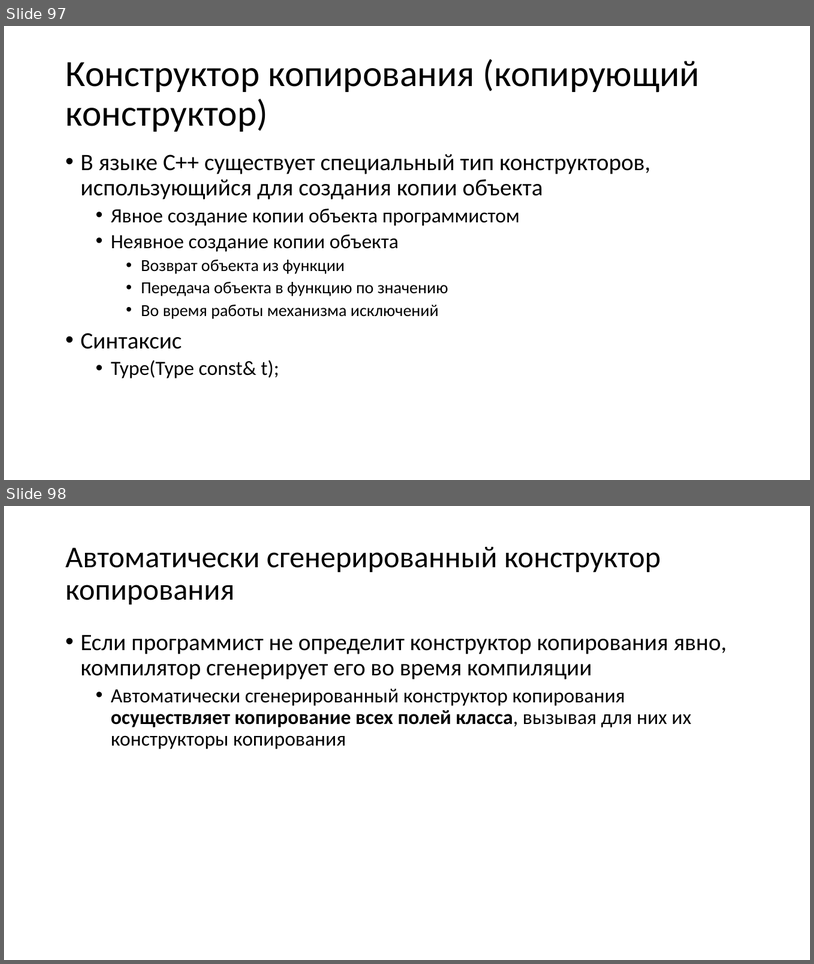
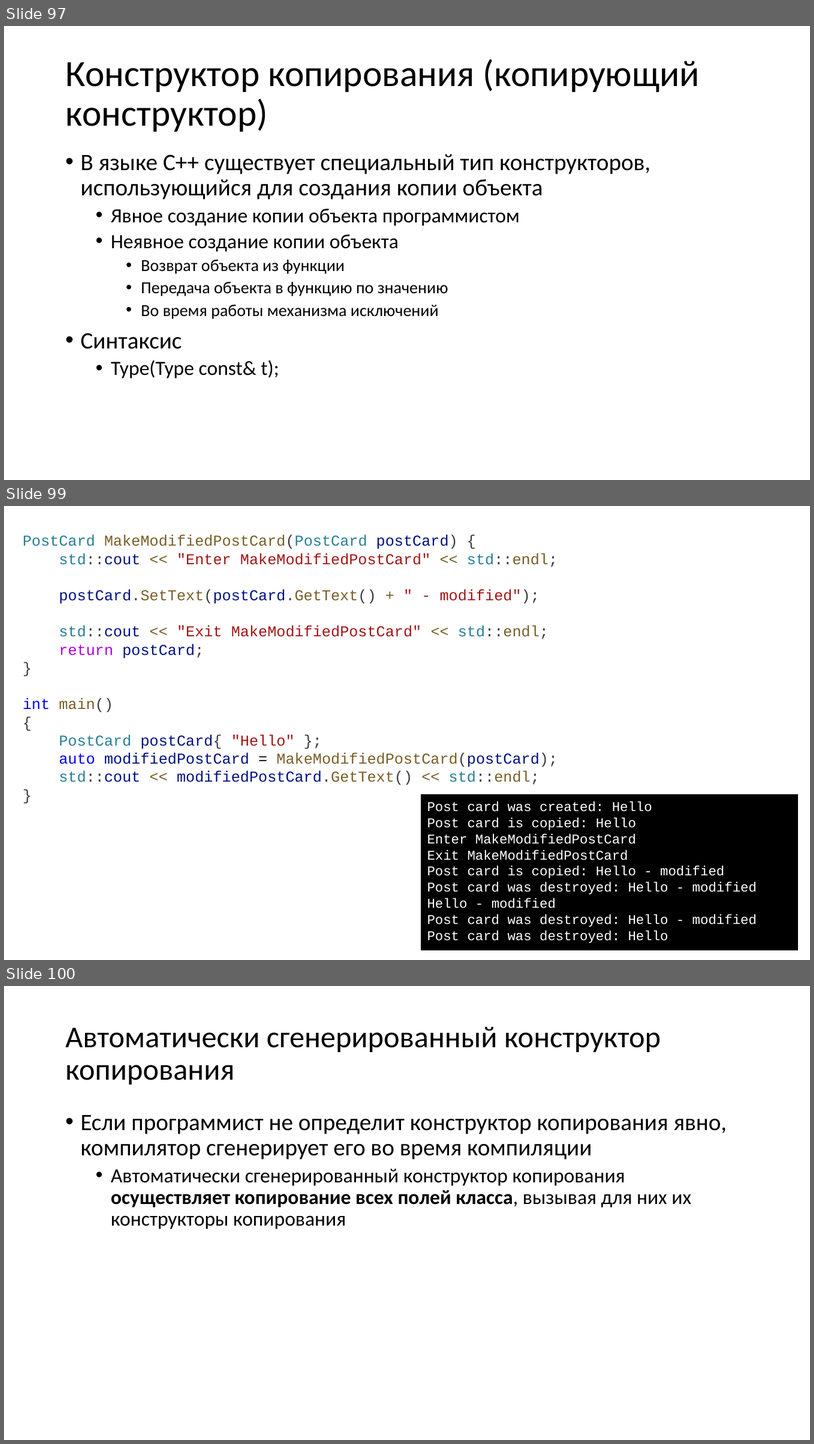
Before and after one commit to alexey-malov/oop, a slide deck: lectures/02/Основы ООП.pptx. Shown one above the other, each under a label of ours: slides 97 and 98 before the commit, slides 97, 99 and 100 after it; the slides between them are not shown. The pictures are 814x964 and 814x1444 pixels, drawn with LibreOffice and Linux fonts; fonts in the diff are those of the drawing. Boxes give left, top, right and bottom in pixels: in the first picture for what was removed or moved away, otherwise in the second. Text is boxed around its words. In the diff, an @@ line names an element or a change of style, - is before the commit and + after.

```diff
--- a/lectures/02/Основы ООП.pptx
+++ b/lectures/02/Основы ООП.pptx
@@ slide 99 added at box(4, 506, 810, 960), background #FFFFFF @@
@@ text added at box(23, 535, 558, 785), 18 pt, text #001080 @@
+PostCard MakeModifiedPostCard(PostCard postCard) {
+std::cout << "Enter MakeModifiedPostCard" << std::endl;
+postCard.SetText(postCard.GetText() + " - modified");
+std::cout << "Exit MakeModifiedPostCard" << std::endl;
+return postCard;
+}
+int main()
+{
+PostCard postCard{ "Hello" };
+auto modifiedPostCard = MakeModifiedPostCard(postCard);
+std::cout << modifiedPostCard.GetText() << std::endl;
+}
@@ rectangle added at box(422, 795, 798, 949), fill #000000, outline #000000 1 pt, 16 pt, text #FFFFFF @@
+Post card was created: Hello
+Post card is copied: Hello
+Enter MakeModifiedPostCard
+Exit MakeModifiedPostCard
+Post card is copied: Hello - modified
+Post card was destroyed: Hello - modified
+Hello - modified
+Post card was destroyed: Hello - modified
+Post card was destroyed: Hello
@@ what was slide 98 is now slide 100 @@
```
Also in this commit, not shown: 1 slide changed, 2 other slides added, 2 slides removed, 5 other files.
